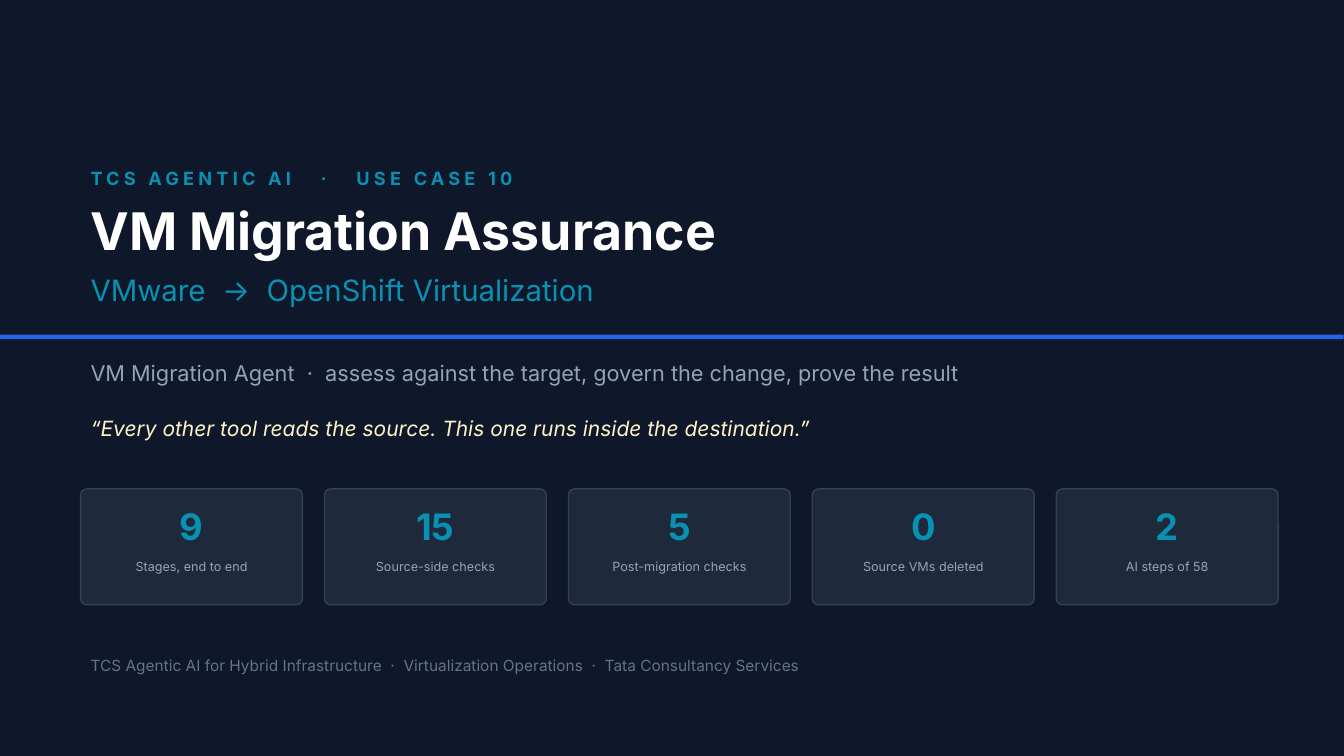
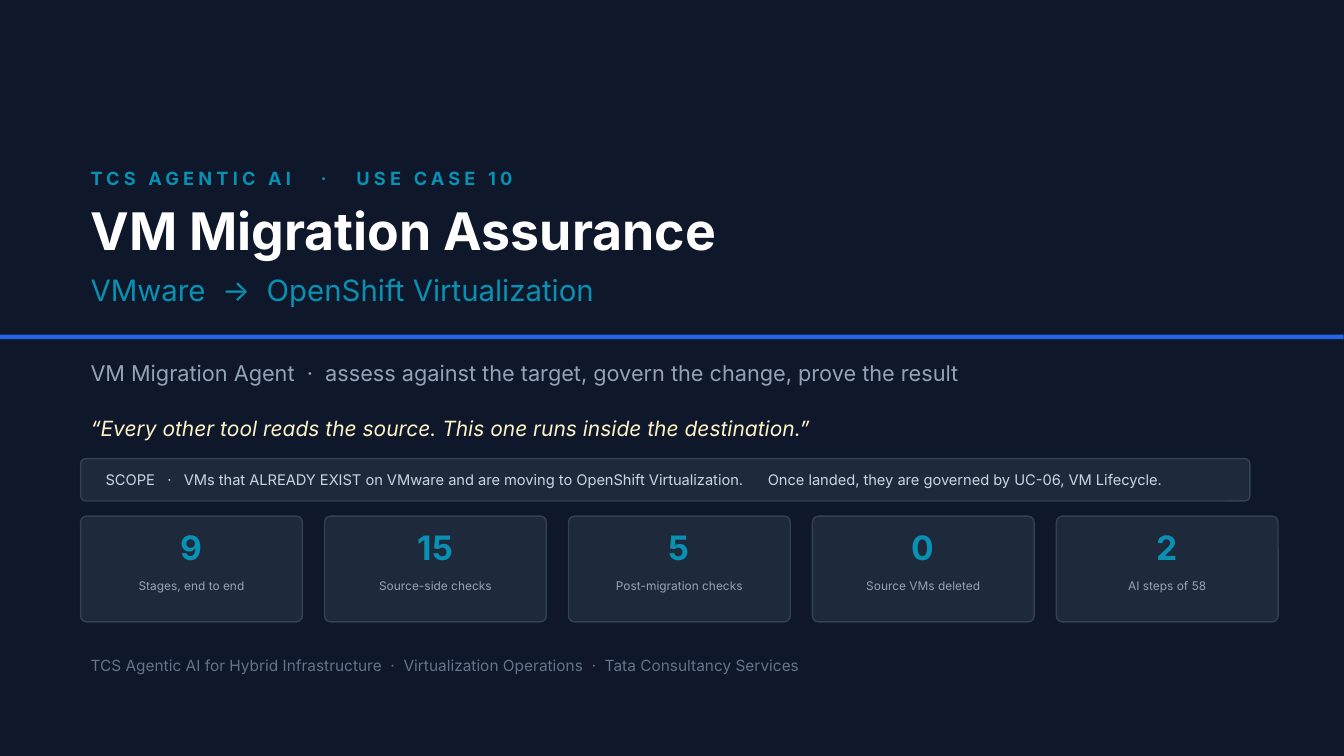
Before and after one commit to cskaruppu/Openshift-mcp-server, a slide deck: slide 1 of usecases/uc-10-vm-migration/TCS-Agentic-AI-UC10-VM-Migration.pptx. Drawn at 1344x756 pixels with LibreOffice and Linux fonts; fonts in the diff are those of the drawing. Boxes give left, top, right and bottom in pixels: in the first picture for what was removed or moved away, otherwise in the second. Text is boxed around its words. In the diff, an @@ line names an element or a change of style, - is before the commit and + after.

```diff
--- a/usecases/uc-10-vm-migration/TCS-Agentic-AI-UC10-VM-Migration.pptx
+++ b/usecases/uc-10-vm-migration/TCS-Agentic-AI-UC10-VM-Migration.pptx
@@ rounded rectangle added at <box>81,459,1250,501</box>, fill #1E293B, outline #334155 1 pt @@
@@ text added at <box>106,474,1162,488</box>, 10.5 pt, text #CBD5E1 @@
+SCOPE · VMs that ALREADY EXIST on VMware and are moving to OpenShift Virtualization. Once landed, they are governed by UC-06, VM Lifecycle.
@@ text "9": place and size @@
-text "9" at <box>180,513,204,541</box>
+text "9" at <box>181,535,203,560</box>
@@ rounded rectangle: place and size @@
-rounded rectangle at <box>81,489,302,605</box>
+rounded rectangle at <box>81,516,302,622</box>
@@ text "15": place and size @@
-text "15" at <box>416,513,454,540</box>
+text "15" at <box>418,535,453,560</box>
@@ rounded rectangle: place and size @@
-rounded rectangle at <box>325,489,546,605</box>
+rounded rectangle at <box>325,516,546,622</box>
@@ text "5": place and size @@
-text "5" at <box>668,513,691,540</box>
+text "5" at <box>669,535,690,560</box>
@@ rounded rectangle: place and size @@
-rounded rectangle at <box>569,489,790,605</box>
+rounded rectangle at <box>569,516,790,622</box>
@@ size 26 to 24 pt in 5 elements at <box>418,535,453,560</box>, <box>1157,535,1178,560</box>, <box>181,535,203,560</box>, <box>669,535,690,560</box>, <box>912,535,935,560</box> @@
@@ text "0": place and size @@
-text "0" at <box>911,513,936,540</box>
+text "0" at <box>912,535,935,560</box>
@@ proportions changed in 5 elements at <box>81,516,302,622</box>, <box>325,516,546,622</box>, <box>1057,516,1278,622</box>, <box>569,516,790,622</box>, <box>813,516,1034,622</box> @@
@@ rounded rectangle: place and size @@
-rounded rectangle at <box>813,489,1034,605</box>
+rounded rectangle at <box>813,516,1034,622</box>
@@ text "2": place and size @@
-text "2" at <box>1156,513,1179,540</box>
+text "2" at <box>1157,535,1178,560</box>
@@ rounded rectangle: place and size @@
-rounded rectangle at <box>1057,489,1278,605</box>
+rounded rectangle at <box>1057,516,1278,622</box>
@@ 5 texts: place and size @@
-5 texts at <box>136,561,1208,574</box>
+5 texts at <box>139,581,1206,593</box>
@@ size 9 to 8.5 pt in 5 elements at <box>139,581,244,593</box>, <box>379,581,491,590</box>, <box>1128,581,1206,592</box>, <box>616,581,742,593</box>, <box>866,581,980,590</box> @@
```
Also in this commit, not shown: 8 other files.
